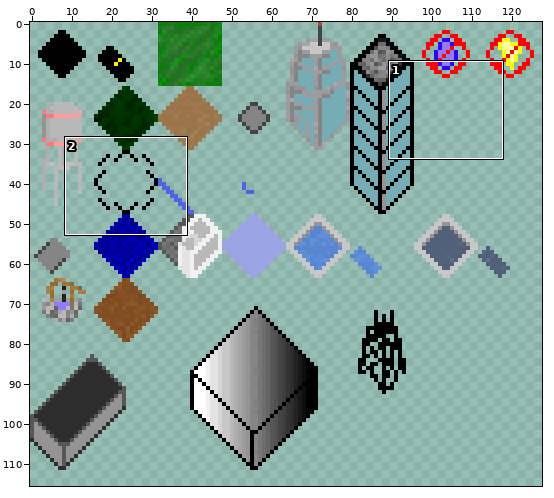
Two states of a sprite sheet, textures.png. The picture above shows the old version from afar; the outline marks the close-up.
Close-up. Earlier state:
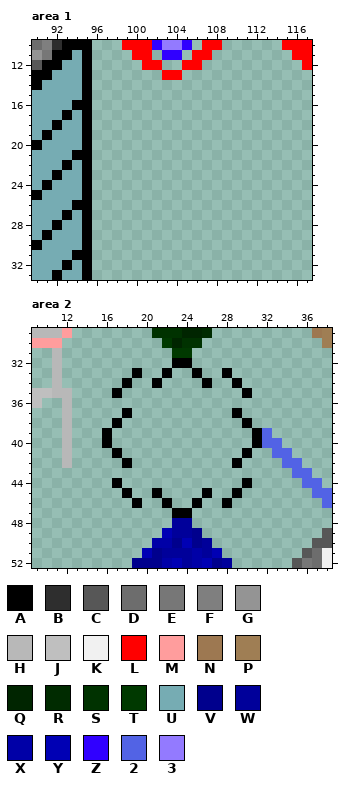
The file is 128x128 pixels. Pixels under 10% opacity are left out. Colours within 5 levels of each other are drawn and written as one. Shown: area 1: x 90..117, y 10..33; area 2: x 9..38, y 29..52. The wide view leaves out empty margins.
Palette (. is transparent): A #000000  B #2e2e2e  C #575757  D #6d6d6d  E #777777  F #7f7f7f  G #949494  H #b8b8b8  J #bfbfbf  K #f1f1f1  L #ff0000  M #ff9d9d  N #9d7851  P #9f7e54  Q #002500  R #002b00  S #003200  T #003900  U #76acb3  V #00008d  W #00009a  X #0000a7  Y #0000b4  Z #3000ff  2 #5263e5  3 #937aff
Pixels before, area 1, first column x 90:
10 DFBAAA...LLLZ33Z.LL......LLL
11 GEAAUA....LL.ZZ.LL........LL
12 CAAUUA.....LL..LL..........L
13 AAUUUA.......LL.............
14 AUUUUA......................
15 UUUUUA......................
16 UUUUAA......................
17 UUUAUA......................
18 UUAUUA......................
19 UAUUUA......................
20 AUUUUA......................
21 UUUUAA......................
22 UUUAUA......................
23 UUAUUA......................
24 UAUUUA......................
25 AUUUUA......................
26 UUUUAA......................
27 UUUAUA......................
28 UUAUUA......................
29 UAUUUA......................
30 AUUUUA......................
31 UUUUAA......................
32 UUUAUA......................
33 UUAUUA......................
Pixels before, area 2, first column x 9:
29 HHHM........SSSQQR..........NP
30 MMM..........TQSS............P
31 ..H...........TT..............
32 ..H...........AA..............
33 ..H.......A..A..A..A..........
34 ..H......A..A....A..A.........
35 JJHH....A............A........
36 J..H..........................
37 ...H.....A..........A.........
38 ...H....A............A........
39 ...H...A..............A2......
40 ...H...A..............A22.....
41 ...H....A............A..22....
42 ...H.....A..........A....22...
43 ..........................22..
44 ........A............A.....22.
45 .........A..A....A..A.......22
46 ..........A..A..A..A.........2
47 ..............AA..............
48 ..............WW..............
49 .............YWWV............C
50 ............XXVYVW..........CC
51 ...........YVWWWXWY........CDK
52 ..........VVVXYWXYVW......CEDK
Now the later version:
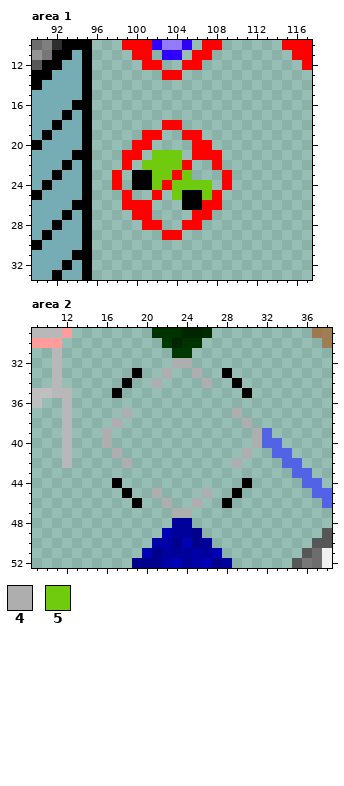
Colours new in this view: 4 #aeaeae  5 #70cb0e
Changes in this commit:
Area 1:
y 18: x 103..104 .. -> LL
y 19: x 101..102 .. -> LL; x 105..106 .. -> LL
y 20: x 100..101 .. -> LL; x 106..107 .. -> LL
y 21: x 99..100 .. -> LL; x 102..104 ... -> 555; x 106..108 ... -> LLL
y 22: x 99 . -> L; x 101..105 ..... -> 5555L; x 108 . -> L
y 23: x 98 . -> L; x 100..105 ...... -> AA55L5; x 109 . -> L
y 24: x 98 . -> L; x 100..107 ........ -> AA5L5555; x 109 . -> L
y 25: x 99 . -> L; x 102 . -> L; x 104..108 ..... -> 5AA5L
y 26: x 99..101 ... -> LLL; x 105..108 .... -> AALL
y 27: x 100..101 .. -> LL; x 106..107 .. -> LL
y 28: x 101..102 .. -> LL; x 105..106 .. -> LL
y 29: x 103..104 .. -> LL
Area 2:
y 32: x 23..24 AA -> 44
y 33: x 22 A -> 4; x 25 A -> 4
y 34: x 21 A -> 4; x 26 A -> 4
y 37: x 18 A -> 4; x 29 A -> 4
y 38: x 17 A -> 4; x 30 A -> 4
y 39..40: x 16 A -> 4; x 31 A -> 4
y 41: x 17 A -> 4; x 30 A -> 4
y 42: x 18 A -> 4; x 29 A -> 4
y 45: x 21 A -> 4; x 26 A -> 4
y 46: x 22 A -> 4; x 25 A -> 4
y 47: x 23..24 AA -> 44
Changed places in both close-ups, as pixel boxes (x1, y1, x2, y2):
added: (112, 120, 232, 240)
changed: (102, 358, 262, 518)
